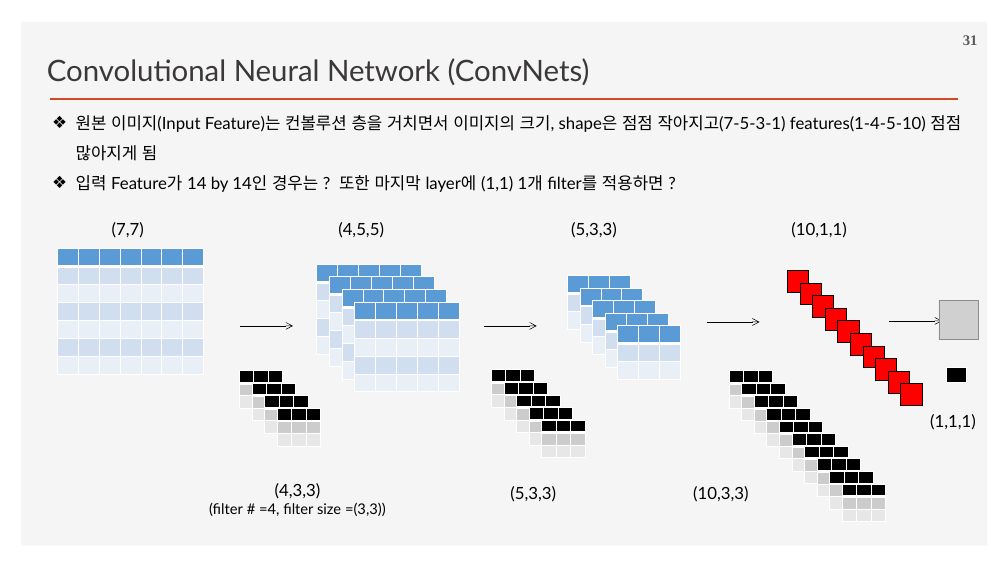
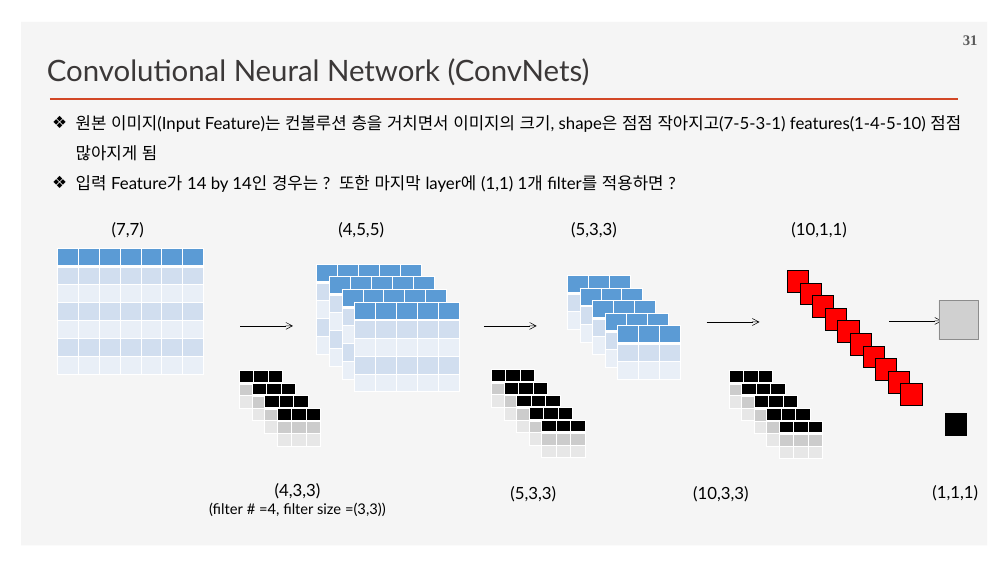
Before and after one commit to ancestor9/2026_Fall_Deep-Learning-with-Python, a slide deck: slide 31 of Chapter 08 Image Classification.pptx. Drawn at 1008x567 pixels with LibreOffice and Linux fonts; fonts in the diff are those of the drawing; grey boxes stand for pictures; background and template pictures are left out. Boxes give left, top, right and bottom in pixels: in the first picture for what was removed or moved away, otherwise in the second. Text is boxed around its words. In the diff, an @@ line names an element or a change of style, - is before the commit and + after.

```diff
--- a/Chapter 08 Image Classification.pptx
+++ b/Chapter 08 Image Classification.pptx
@@ rectangle resized from (x1=947, y1=368, x2=967, y2=383) to (x1=945, y1=414, x2=966, y2=436) @@
@@ rectangle at (x1=945, y1=414, x2=966, y2=436): outline #FFFFFF 0.75 pt to #000000 0.75 pt @@
@@ table removed at (x1=792, y1=434, x2=836, y2=472), 3 rows, 3 columns @@
- |  | 
- |  | 
- |  | 
@@ table removed at (x1=805, y1=446, x2=848, y2=484), 3 rows, 3 columns @@
- |  | 
- |  | 
- |  | 
@@ table removed at (x1=817, y1=459, x2=861, y2=497), 3 rows, 3 columns @@
- |  | 
- |  | 
- |  | 
@@ table removed at (x1=830, y1=472, x2=873, y2=510), 3 rows, 3 columns @@
- |  | 
- |  | 
- |  | 
@@ text "(1,1,1)" moved from (x1=930, y1=414, x2=976, y2=430) to (x1=932, y1=485, x2=978, y2=501) @@
@@ table removed at (x1=842, y1=484, x2=885, y2=522), 3 rows, 3 columns @@
- |  | 
- |  | 
- |  | 
```
Also in this commit, not shown: 3 other slides changed, 1 other file.
